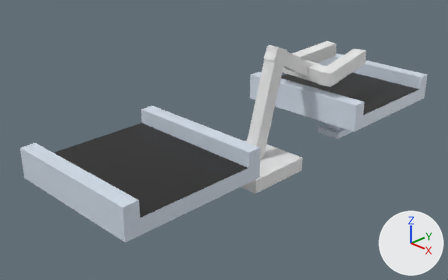
One commit to the Blender file Render/Blender_Project_Files_V2/Claw_V2.blend: the scene before it, then after it.
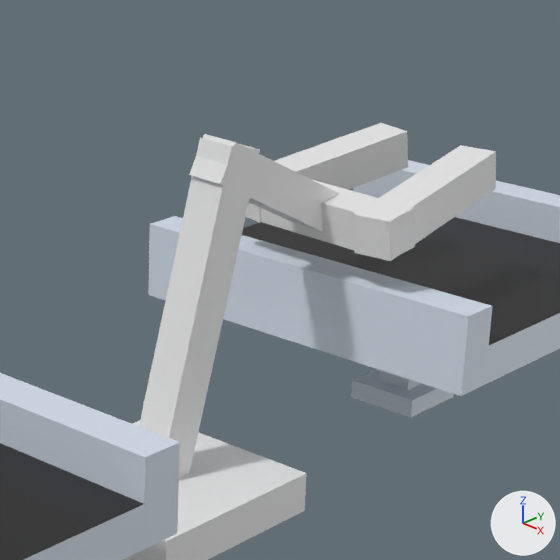
Each version appears first whole from a 50 mm camera at (2.7, -3.02, 1.95) aimed at (-0.1, -0.2, 0.22), and next in a close-up on the part from 45% to 86% of the width and 0% to 67% of the height. The axes (+X, +Y, +Z) are drawn at lower right. The lights are the same throughout. Both versions are drawn at frame 185 of the action 'Hand_RightAction'; the numbers are the values there.

Objects in the first close-up: 'Base', 'Base_Lower_Arm', 'Base_Upper_Arm', 'Conveyor', 'Conveyor.001', 'Hand_Base', 'Hand_Left', 'Hand_Right'.
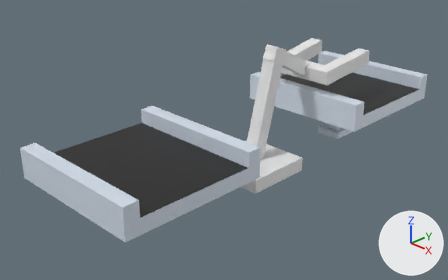
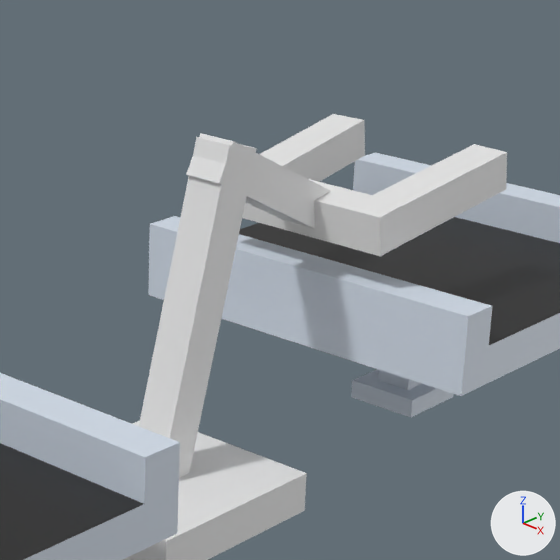
Pixel boxes [x1, y1, x2, y2] of what changed, in the close-ups (560 x 560 px):
```json
{"object": "Base_Lower_Arm", "change": "turned", "before": [139, 137, 260, 478], "after": [139, 137, 257, 478]}
{"object": "Hand_Left", "change": "moved, turned", "before": [353, 145, 496, 261], "after": [373, 144, 507, 249]}
{"object": "Hand_Right", "change": "moved, turned", "before": [252, 123, 408, 222], "after": [260, 114, 365, 182]}
{"object": "Hand_Base", "change": "moved, turned", "before": [246, 179, 415, 261], "after": [242, 179, 405, 257]}
{"object": "Base_Upper_Arm", "change": "moved, turned", "before": [189, 134, 339, 231], "after": [186, 133, 331, 229]}
```

Edits to the scene script, one JSON object a line:
```json
{"op": "set", "path": "ob_base_lower_arm.rotation_euler", "old": "(0.262, 0.0, 3.082)", "new": "(0.262, 0.0, 3.134)", "note": "degrees (15, 0, 177) -> degrees (15, 0, 180)"}
{"op": "set", "path": "ob_base_upper_arm.location", "old": "(0.0115, 0.193, 0.774)", "new": "(0.00141, 0.194, 0.774)"}
{"op": "set", "path": "ob_base_upper_arm.rotation_euler", "old": "(2.051, 0.0, 3.082)", "new": "(2.051, 0.0, 3.134)", "note": "degrees (118, 0, 177) -> degrees (118, 0, 180)"}
{"op": "set", "path": "ob_hand_base.location", "old": "(0.0345, 0.536, 0.594)", "new": "(0.0, 0.537, 0.594)"}
{"op": "set", "path": "ob_hand_base.rotation_euler", "old": "(1.44, 0.0, 3.082)", "new": "(1.44, 0.0, 3.134)", "note": "degrees (83, 0, 177) -> degrees (83, 0, 180)"}
{"op": "set", "path": "ob_hand_left.location", "old": "(0.234, 0.519, 0.594)", "new": "(0.2, 0.54, 0.594)"}
{"op": "set", "path": "ob_hand_left.rotation_euler", "old": "(1.441, 0.0177, 3.218)", "new": "(1.44, -0.00499, 3.097)", "note": "degrees (83, 1, 184) -> degrees (83, -0.3, 177)"}
{"op": "set", "path": "ob_hand_right.location", "old": "(-0.165, 0.551, 0.594)", "new": "(-0.2, 0.54, 0.594)"}
{"op": "set", "path": "ob_hand_right.rotation_euler", "old": "(1.441, -0.0177, 2.946)", "new": "(1.439, 0.00499, 3.194)", "note": "degrees (83, -1, 169) -> degrees (82, 0.3, 183)"}
```
